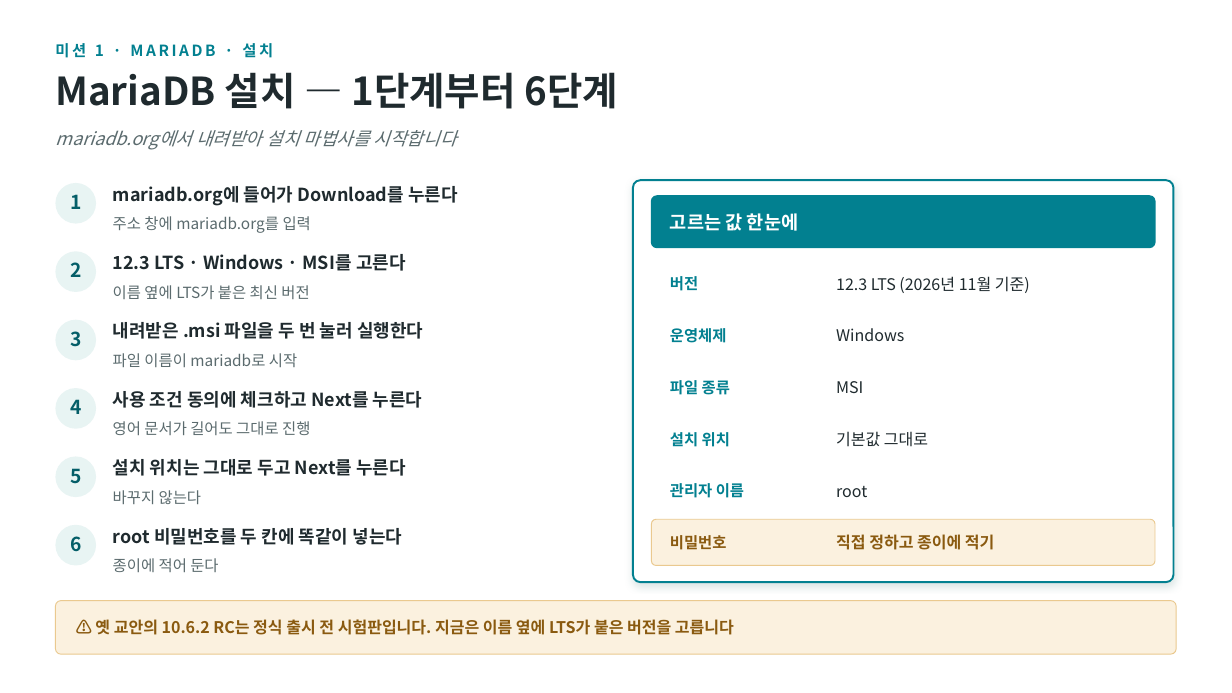
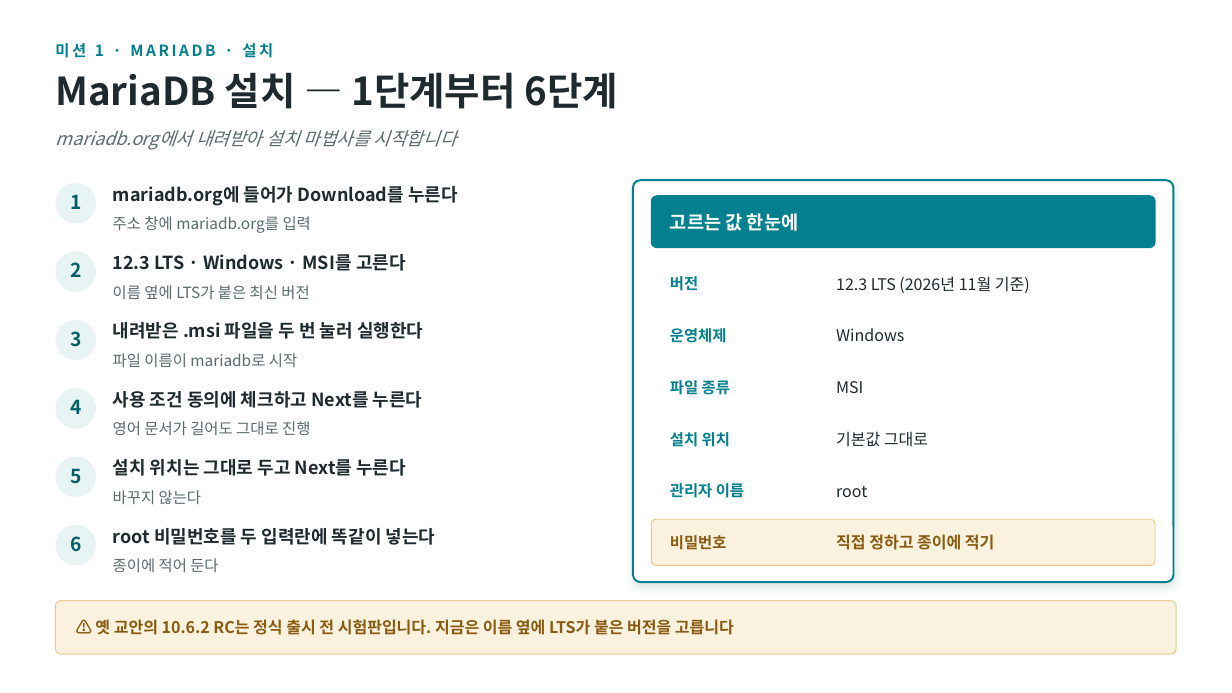
Before and after one commit to adminmrobo/how_to_start_db, a slide deck: slide 6 of db_install_tutorial.pptx. Drawn at 1232x693 pixels with LibreOffice and Linux fonts; fonts in the diff are those of the drawing. Boxes give left, top, right and bottom in pixels: in the first picture for what was removed or moved away, otherwise in the second. Text is boxed around its words. In the diff, an @@ line names an element or a change of style, - is before the commit and + after.

Commit message:
문구 수정: 뜻이 여럿인 '칸'을 입력란·열·항목으로 바꿈

```diff
--- a/db_install_tutorial.pptx
+++ b/db_install_tutorial.pptx
@@ text at bbox=[113, 528, 436, 545]: text changed @@
-root 비밀번호를 두 칸에 똑같이 넣는다
+root 비밀번호를 두 입력란에 똑같이 넣는다
```
Also in this commit, not shown: 1 other slide changed, 1 other file.
